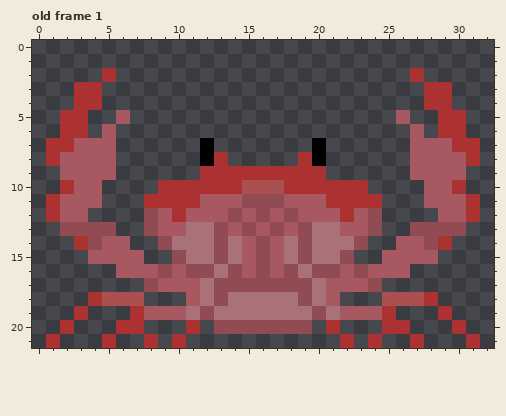
File history of a pixel-art file, assets/art/crab.aseprite. That is the earlier state.
33x22 pixels, 2 frames. Shown: old frame 1. The commit also changed other frames, which this record leaves out.
Now the later version:
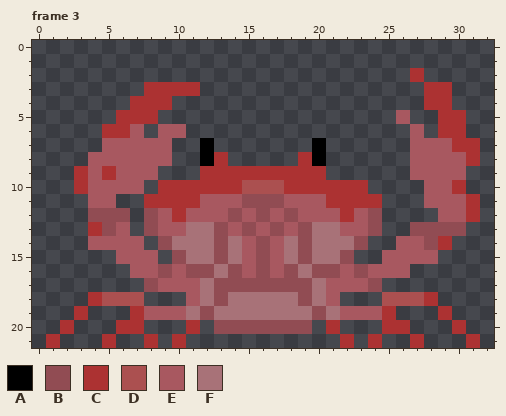
Palette (. is transparent): A #000000  B #914c53  C #ac3232  D #ab5050  E #a85860  F #a87278
A new or re-ordered frame is compared with the old frame closest to it.
Diff:
frames 2 -> 4
Frame 3 is new; against old frame 1:
The edit adds colour B in row 12 at x 4 to 6.
The edit adds colour C in row 3 at x 8 to 11; in row 4 at x 7 to 9; in row 5 at x 7 to 8; in row 6 at x 6.
Colour B gives way to colour C in row 13 at x 4.
Colour E gives way to colour C in row 5 at x 6; in row 6 at x 5; in row 9 at x 3 and 5; in row 10 at x 3.
The edit adds colour E in row 6 at x 7 and 9 to 10; in rows 7 to 8 at x 6 to 9; in row 9 at x 6 to 8; in row 10 at x 5 to 7; in row 11 at x 5; in row 13 at x 6.
The edit adds colour E in row 14 at x 7; in row 15 at x 8.
Colour B gives way to colour E in row 14 at x 4.
Colour B is removed in row 13 at x 2 to 3.
Colour C is removed in row 2 at x 5; in rows 3 to 4 at x 3 to 4; in rows 5 to 6 at x 2 to 3; in row 7 at x 1 to 2; in row 8 at x 1; in row 10 at x 2.
Colour C is removed in rows 11 to 12 at x 1; in row 14 at x 3.
Colour E is removed in row 7 at x 3 to 4; in row 8 at x 2 to 3; in row 9 at x 2; in rows 11 to 12 at x 2 to 3; in row 15 at x 4 to 5; in row 16 at x 6.
Changed places in both pictures, as pixel boxes (x1, y1, x2, y2):
changed: (46, 68, 200, 278)
